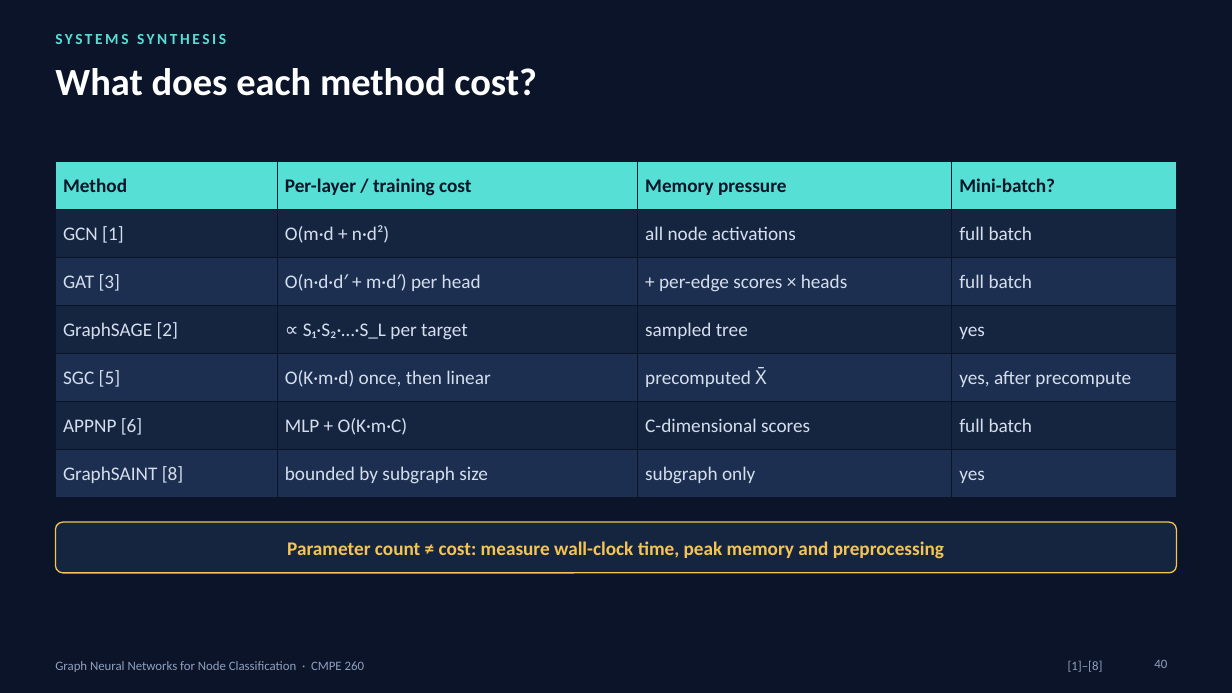
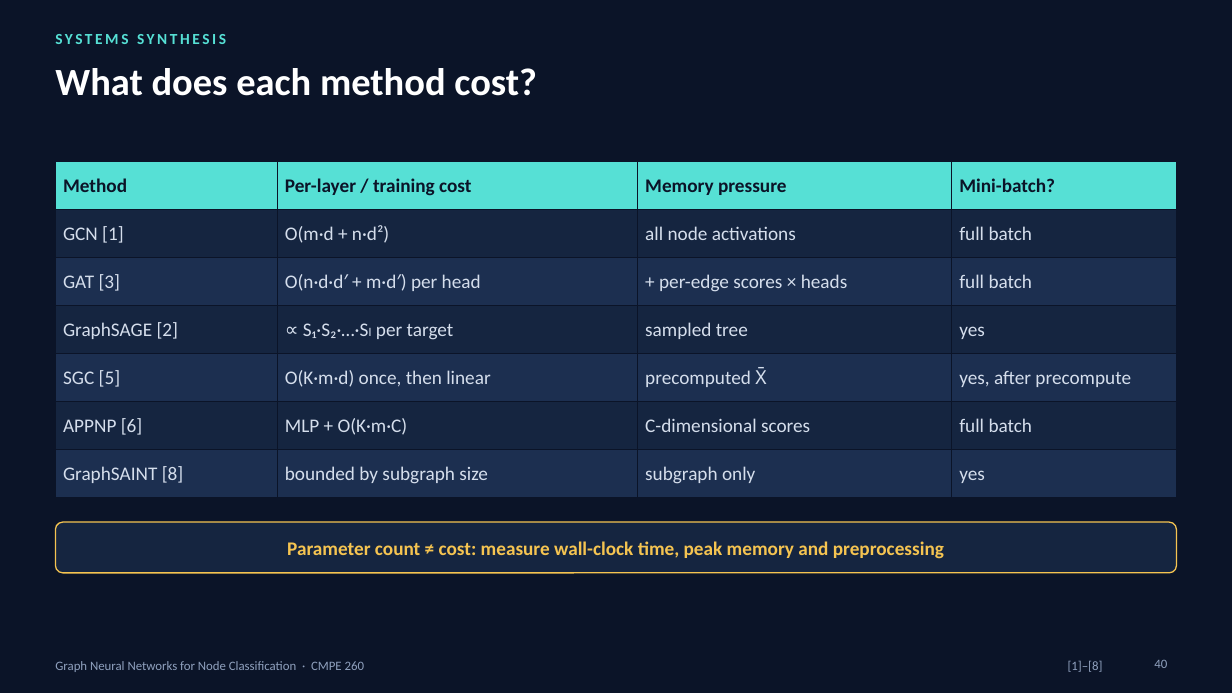
Before and after one commit to DMgaming00/CMPE-260, a slide deck: slide 40 of Project 3/presentation/GNN_Lecture_60_Slides.pptx. Drawn at 1232x693 pixels with LibreOffice and Linux fonts; fonts in the diff are those of the drawing. Boxes give left, top, right and bottom in pixels: in the first picture for what was removed or moved away, otherwise in the second. Text is boxed around its words. In the diff, an @@ line names an element or a change of style, - is before the commit and + after.

```diff
--- a/Project 3/presentation/GNN_Lecture_60_Slides.pptx
+++ b/Project 3/presentation/GNN_Lecture_60_Slides.pptx
@@ table at [55, 162, 1177, 488] @@
-row 4, column 2: ∝ S₁·S₂·…·S_L per target
+row 4, column 2: ∝ S₁·S₂·…·Sₗ per target
```
Also in this commit, not shown: 22 other slides changed, 7 other files.
